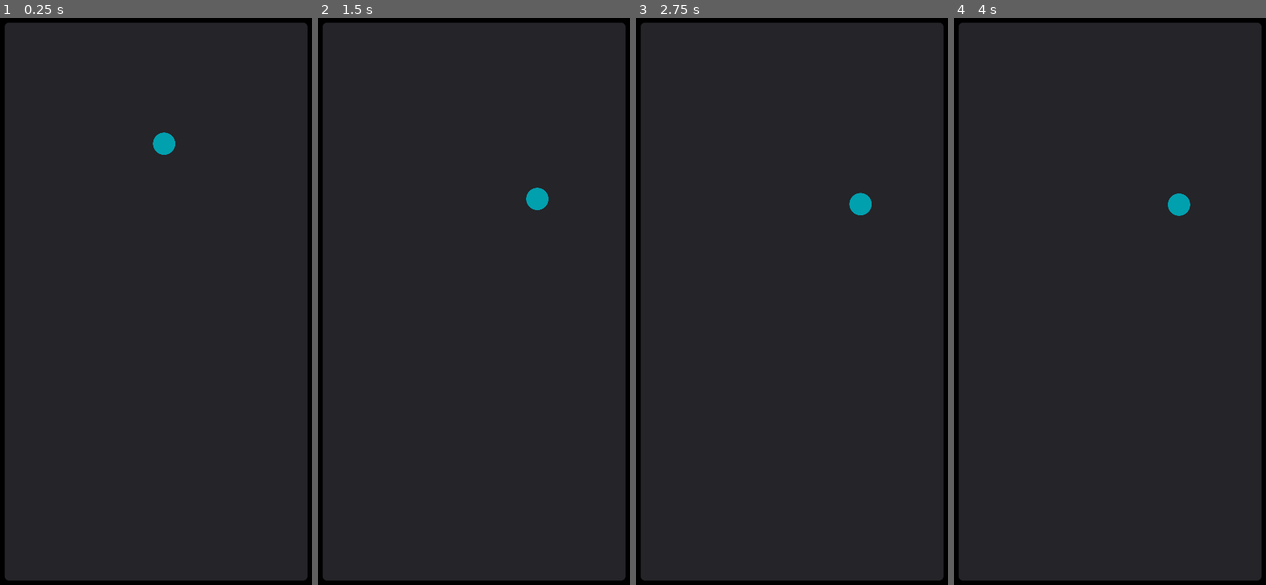
Above: before the commit, frames 1-4 (left to right).
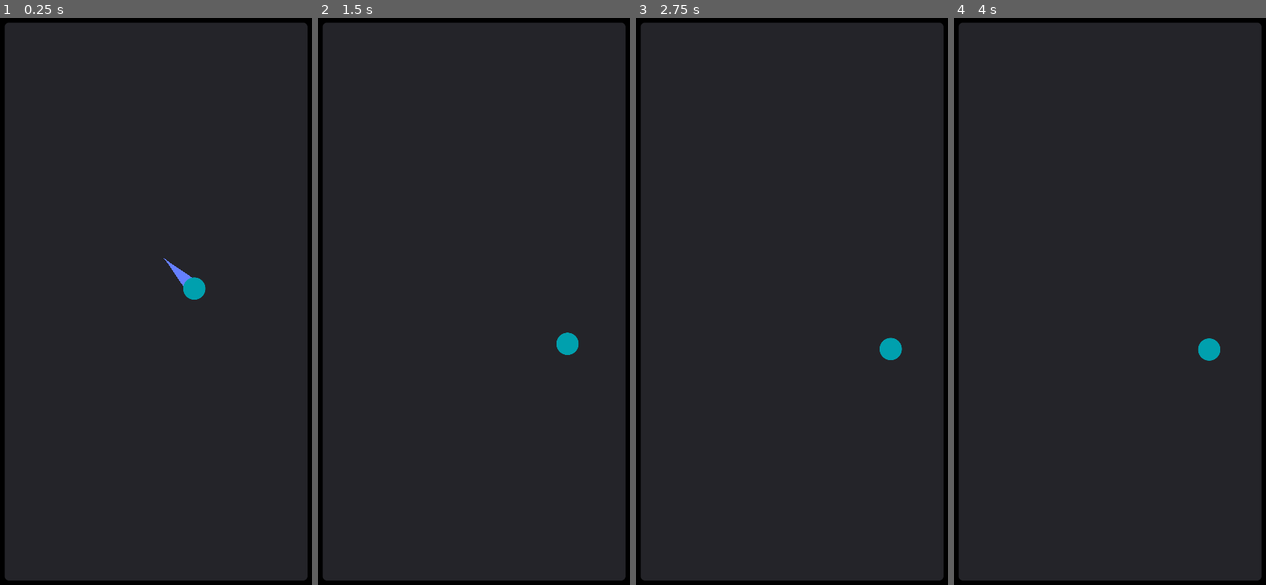
Above: after the commit, the same moments.

Repository: Ryan-Mirch/Dash-Madness
Game: Godot game, scene res://Game.tscn
Two runs of this game, one before a commit and one after it. Both use one fixed random seed, a clock stepped at 60 frames per second and the inputs below.
Inputs:
- Up to frame 1 (0.25 s): no input
- Up to frame 2 (1.5 s): no input
- Up to frame 3 (2.75 s): no input
- Up to frame 4 (4 s): tap Enter at 3.5 s

The runs differ from the first frame. In frame 1, 0.6% of the frame differs, in the area x 48-66%, y 20-50%; in frame 2, 0.4%; in frame 3, 0.5%; in frame 4, 0.5%.

Commit message:
trail

Diff:
--- a/Game.tscn
+++ b/Game.tscn
@@ -10,7 +10,7 @@
 [sub_resource type="RectangleShape2D" id=2]
 extents = Vector2( 26.1128, 9902.61 )
 
-[sub_resource type="GDScript" id=4]
+[sub_resource type="GDScript" id=3]
 script/source = "extends KinematicBody2D
 
 
@@ -29,7 +29,6 @@
 export(float, 0, 0.5) var Deceleration = 0.05
 export(float, 5, 20) var DashStrength = 2
 
-onready var dragLine = $\"../Line2D\"
 onready var arrow = $\"CollisionShape2D/Pivot/Arrow\"
 onready var arrowPivot = $\"CollisionShape2D/Pivot\"
 
@@ -56,7 +55,6 @@
 
 	if pressedState == PRESSED:
 		holdPos = event.position
-		dragLine.points[1] = holdPos
 		changeArrowLength()
 		changeArrowDirection()
 
@@ -65,14 +63,12 @@
 		pressedPos = event.position
 		print(\"pressed at: \" + str(pressedPos))
 		pressedState = PRESSED
-		dragLine.points[0] = pressedPos
 		updateArrowVisibility()
 
 	if Input.is_action_just_released(\"Left Click\") && pressedState == PRESSED:
 		releasedPos = event.position
 		print(\"released at: \" + str(releasedPos))
 		pressedState = RELEASED
-		dragLine.points[1] = releasedPos
 		velocity = (pressedPos - releasedPos) * -1 * DashStrength
 		updateArrowVisibility()
 
@@ -88,11 +84,31 @@
 
 func updateArrowVisibility():
 	arrow.visible = (pressedState == PRESSED)
-	dragLine.visible = (pressedState == PRESSED)
 "
 
-[sub_resource type="CircleShape2D" id=3]
+[sub_resource type="CircleShape2D" id=4]
 radius = 49.4569
+
+[sub_resource type="Curve" id=5]
+_data = [ Vector2( 0, 0 ), 0.0, 0.0, 0, 0, Vector2( 1, 1 ), 0.0, 0.0, 0, 0 ]
+
+[sub_resource type="GDScript" id=6]
+script/source = "extends Line2D
+
+export var length = 50
+var point = Vector2()
+
+func _process(delta):
+	global_position = Vector2(0,0)
+	global_rotation = 0
+
+	point = get_parent().global_position * 2
+
+	add_point(point)
+
+	while get_point_count() > length:
+		remove_point(0)
+"
 
 [node name="Root" type="Control"]
 anchor_right = 1.0
@@ -191,15 +207,21 @@
 shape = SubResource( 2 )
 
 [node name="Player" type="KinematicBody2D" parent="."]
-position = Vector2( 297.709, 212.952 )
+position = Vector2( 364.108, 531.447 )
+scale = Vector2( 0.5, 0.5 )
 input_pickable = true
-script = SubResource( 4 )
+script = SubResource( 3 )
 Deceleration = 0.031
 DashStrength = 10.0
 
 [node name="CollisionShape2D" type="CollisionShape2D" parent="Player"]
-scale = Vector2( 0.5, 0.5 )
-shape = SubResource( 3 )
+shape = SubResource( 4 )
+
+[node name="Line2D" type="Line2D" parent="Player/CollisionShape2D"]
+width = 60.0
+width_curve = SubResource( 5 )
+script = SubResource( 6 )
+length = 20
 
 [node name="Player" type="Sprite" parent="Player/CollisionShape2D"]
 texture = ExtResource( 2 )
@@ -223,6 +245,3 @@
 __meta__ = {
 "_edit_use_anchors_": false
 }
-
-[node name="Line2D" type="Line2D" parent="."]
-points = PoolVector2Array( 0, 0, 0, 0 )
--- a/project.godot
+++ b/project.godot
@@ -7,6 +7,11 @@
 ;   param=value ; assign values to parameters
 
 config_version=4
+
+_global_script_classes=[  ]
+_global_script_class_icons={
+
+}
 
 [application]
 
@@ -20,7 +25,7 @@
 
 window/size/width=720
 window/size/height=1280
-window/handheld/orientation="sensor"
+window/handheld/orientation="portrait"
 window/stretch/mode="2d"
 window/stretch/aspect="expand"
 
@@ -28,7 +33,7 @@
 
 "Left Click"={
 "deadzone": 0.5,
-"events": [ Object(InputEventMouseButton,"resource_local_to_scene":false,"resource_name":"","device":0,"alt":false,"shift":false,"control":fal …(189 unchanged characters)…
+"events": [ Object(InputEventMouseButton,"resource_local_to_scene":false,"resource_name":"","device":-1,"alt":false,"shift":false,"control":fal …(189 unchanged characters)…
  ]
 }
 
Not shown: 1 places in Game.tscn that only renumber resources
